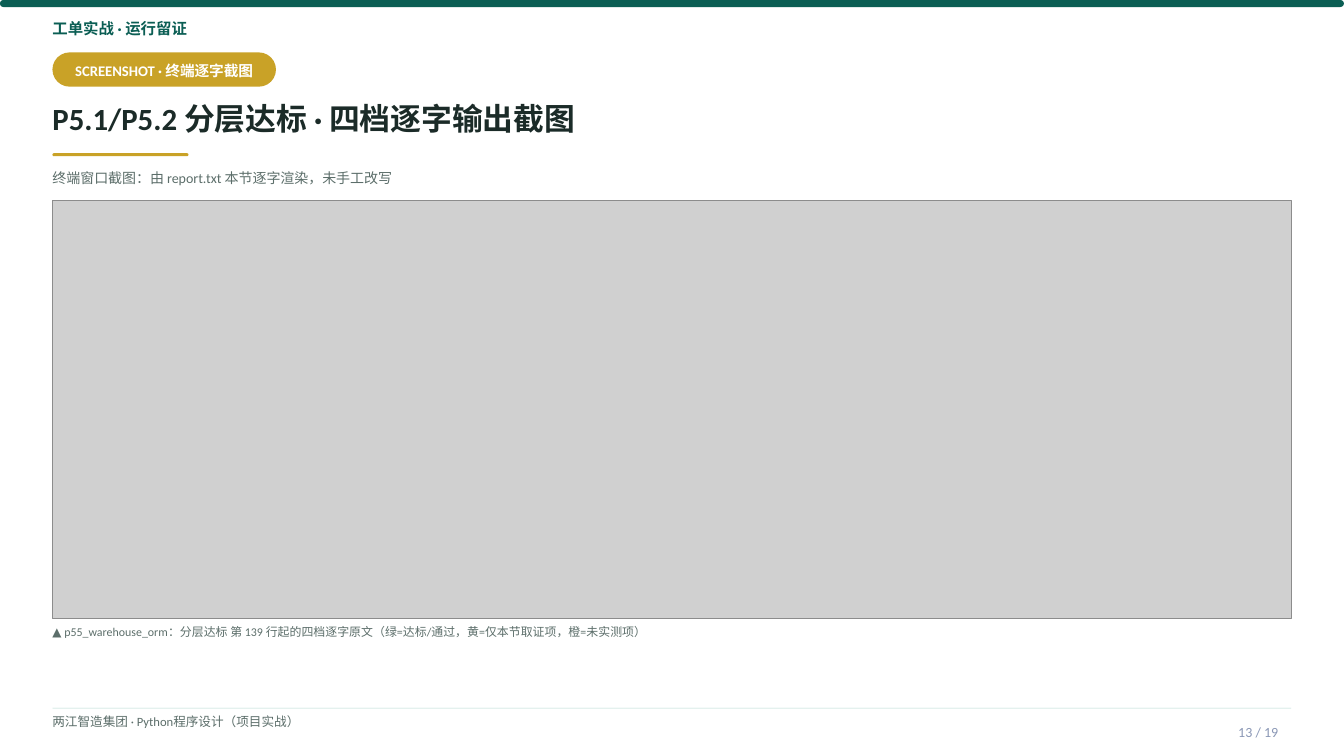
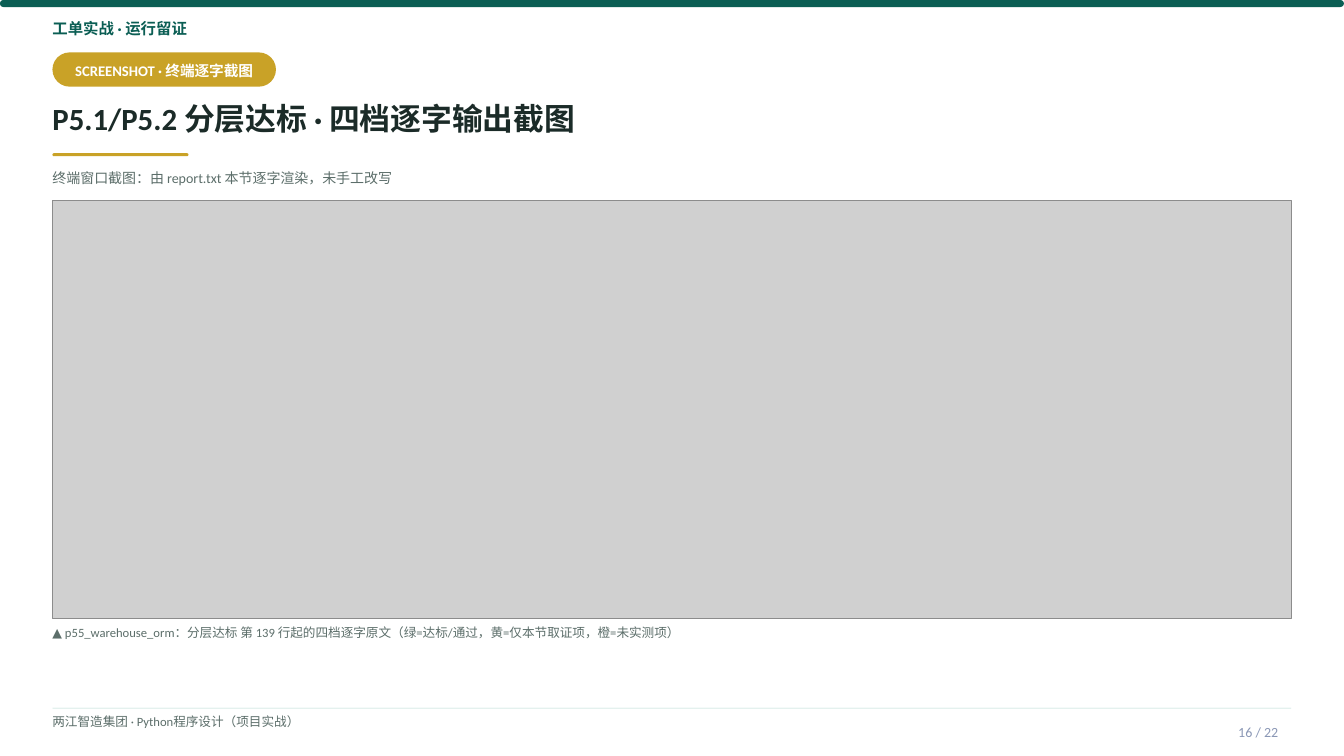
Before and after one commit to tianqiongenze/ai-course-teaching-resources, a slide deck: slide 16 of 03-Python程序设计-项目实战/V2授课PPT/W07-第14次课-不写SQL也能操作数据库.pptx (slide 13 before the commit). Drawn at 1344x756 pixels with LibreOffice and Linux fonts; fonts in the diff are those of the drawing; grey boxes stand for pictures. Boxes give left, top, right and bottom in pixels: in the first picture for what was removed or moved away, otherwise in the second. Text is boxed around its words. In the diff, an @@ line names an element or a change of style, - is before the commit and + after.

Commit message:
feat(101): 100号报告P1/P2/P3优化方案全量执行
- P1-1: 32个精简deck注入知识速览卡+下次课预告(+64页, 逐字摘自同周完整deck)
- P1-2: 01课8个deck补重难点导航(+16页)
- P1-3: 9个高负荷页拆分(动态切点v2, 档位完整性断言0异常)
- P2: 正文<9pt升9pt(663 run, 0回退) + 冗余后缀裁剪
- P3: gate101五道门禁上线(语法/重症溢出/高负荷/乱码/check99), 终态全绿

```diff
--- a/03-Python程序设计-项目实战/V2授课PPT/W07-第14次课-不写SQL也能操作数据库.pptx
+++ b/03-Python程序设计-项目实战/V2授课PPT/W07-第14次课-不写SQL也能操作数据库.pptx
@@ text "▲ p55_warehouse_orm：分层达标 第 139 行起的四档逐字原文（绿=达标/通过，黄=仅本节取证项，橙= ..." at bbox=[65, 626, 680, 639]: size 8.5 to 9 pt @@
@@ text at bbox=[1238, 728, 1278, 737]: text changed @@
-13 / 19
+16 / 22
```
Also in this commit, not shown: 12 other slides changed, 3 slides added, 48 other files.
